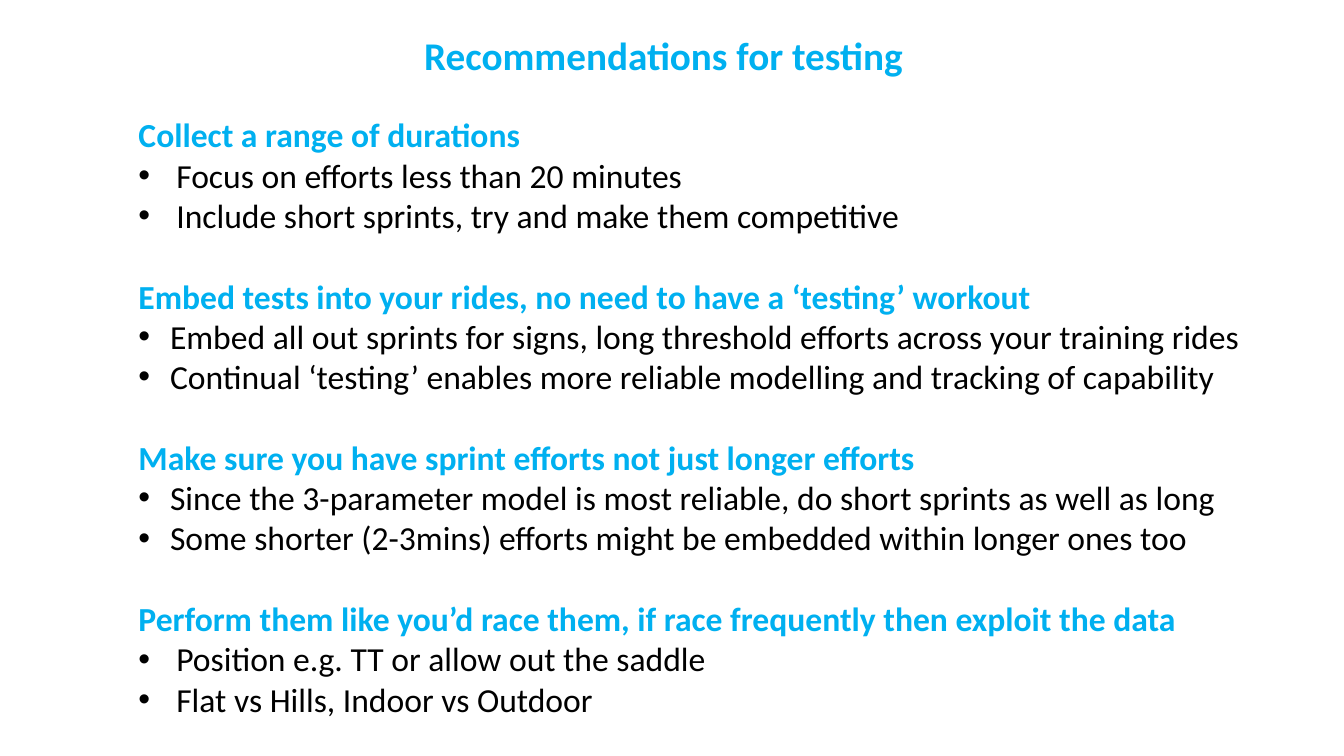
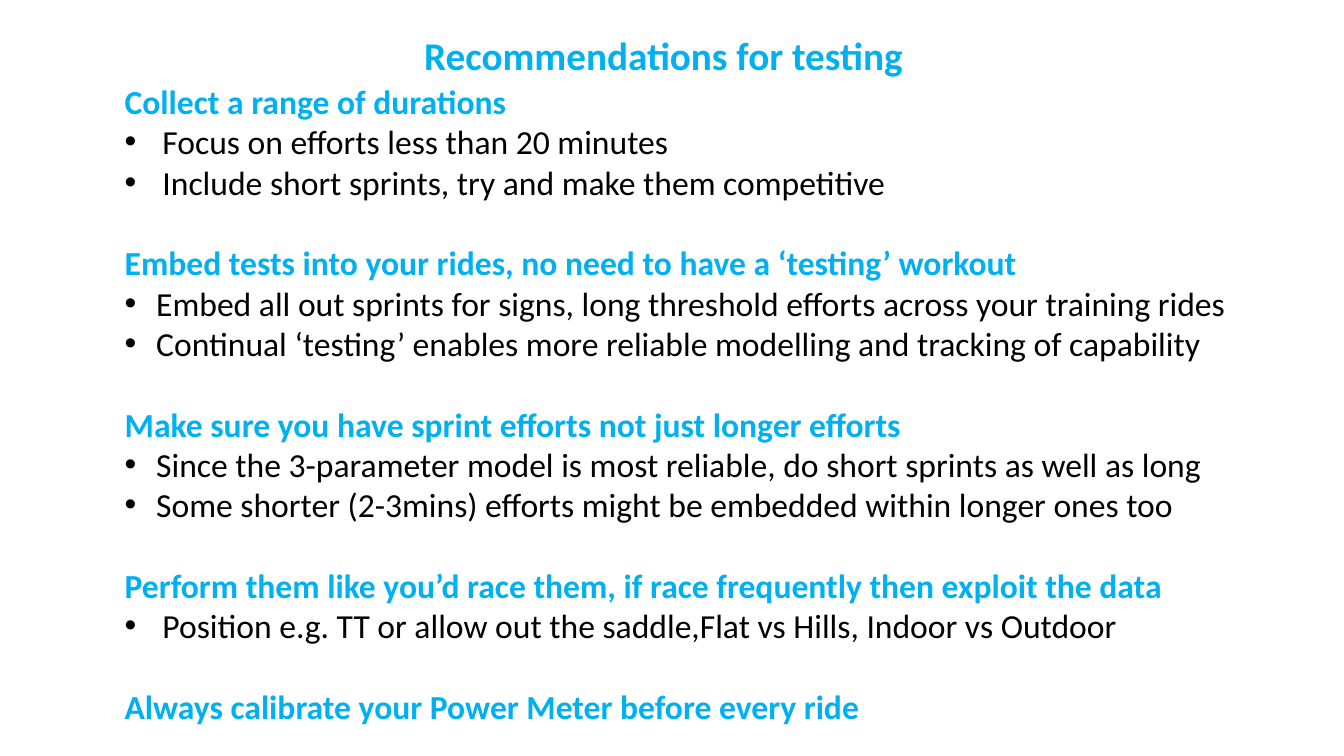
Before and after one commit to GoldenCheetah/GoldenCheetah, a slide deck: slide 13 of doc/user/CP Model Explainer.pptx. Drawn at 1344x756 pixels with LibreOffice and Linux fonts; fonts in the diff are those of the drawing. Boxes give left, top, right and bottom in pixels: in the first picture for what was removed or moved away, otherwise in the second. Text is boxed around its words. In the diff, an @@ line names an element or a change of style, - is before the commit and + after.

```diff
--- a/doc/user/CP Model Explainer.pptx
+++ b/doc/user/CP Model Explainer.pptx
@@ text "Collect a range of durations": place and size @@
-text "Collect a range of durations" at <box>138,123,1239,716</box>
+text "Collect a range of durations" at <box>125,90,1225,725</box>
@@ text at <box>125,614,1117,725</box>: text changed @@
-• Position e.g. TT or allow out the saddle
-• Flat vs Hills, Indoor vs Outdoor
+• Position e.g. TT or allow out the saddle,Flat vs Hills, Indoor vs Outdoor
+Always calibrate your Power Meter before every ride
```
Also in this commit, not shown: 2 other slides changed, 9 slides added.
